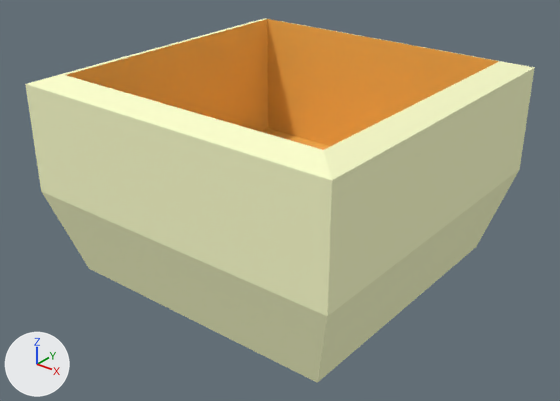
The Blender file assets/raw/FoodCup.blend as it was, and as the next commit left it.
Both versions are drawn from a 50 mm camera at (0.1604, -0.2051, 0.1506) aimed at (0.001, -0.0058, 0.0271). Every picture has the same lights, and +X, +Y and +Z are marked at lower left.
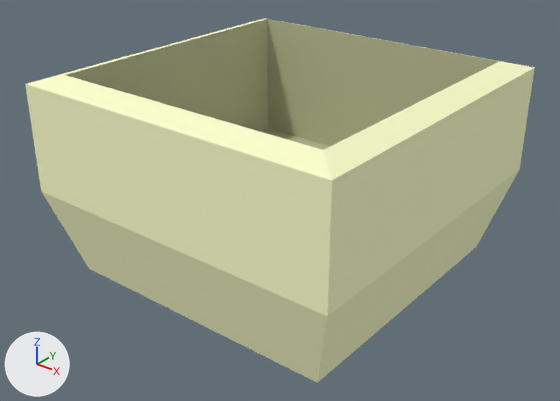
Edits to the scene script, one JSON object a line:
```json
{"op": "set", "path": "mat_cupinsidematerial.base_color", "old": "(0.965, 0.468, 0.0931)", "new": "(0.509, 0.523, 0.322)", "note": "orange #fbb656 -> beige #bdbf9a"}
```

Boxes [x1, y1, x2, y2] around the edits, measured in the pictures (560 x 401 px):
```json
{"object": "Cube", "change": "recoloured", "before": [64, 18, 501, 153], "after": [64, 18, 501, 153]}
```
